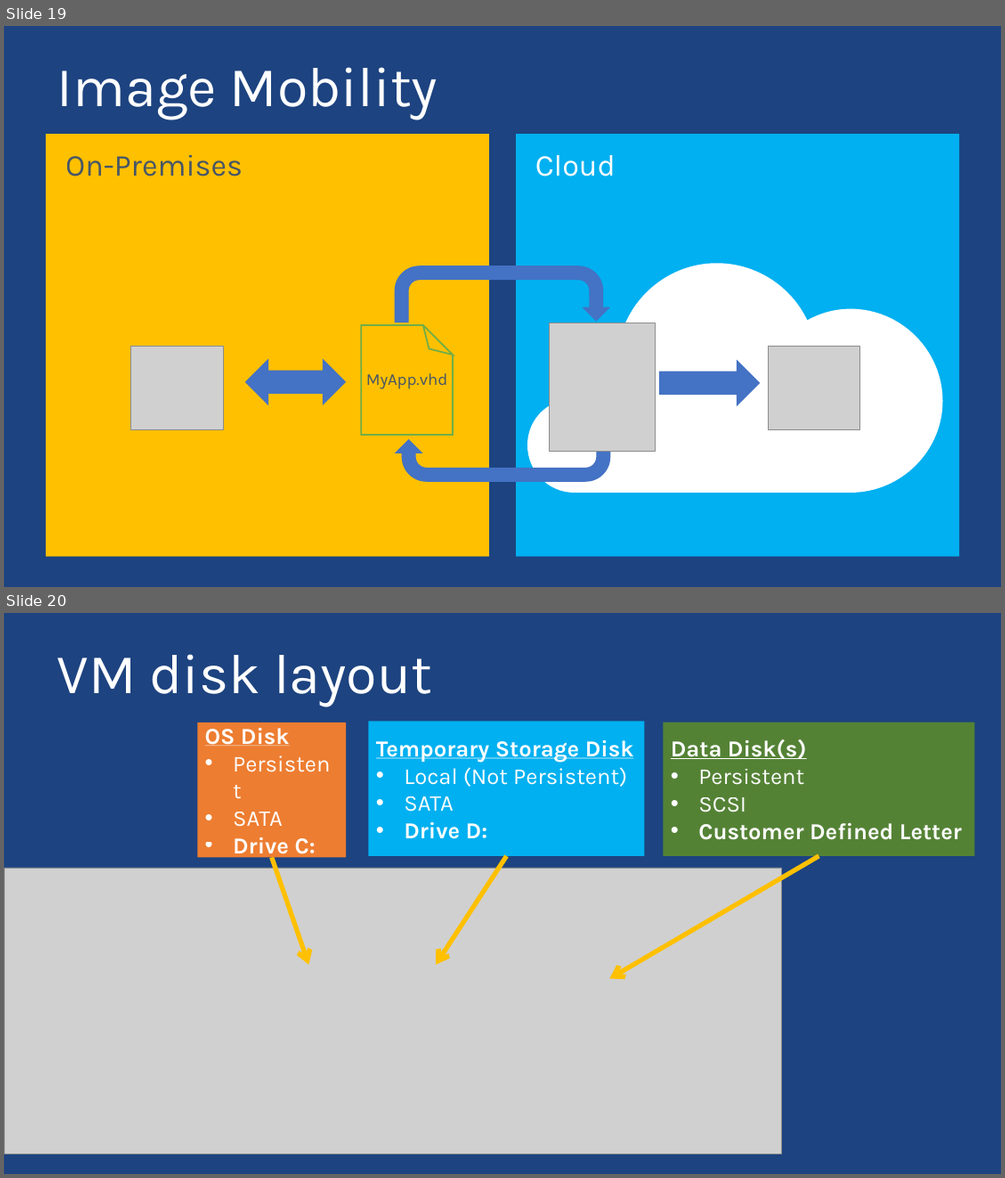
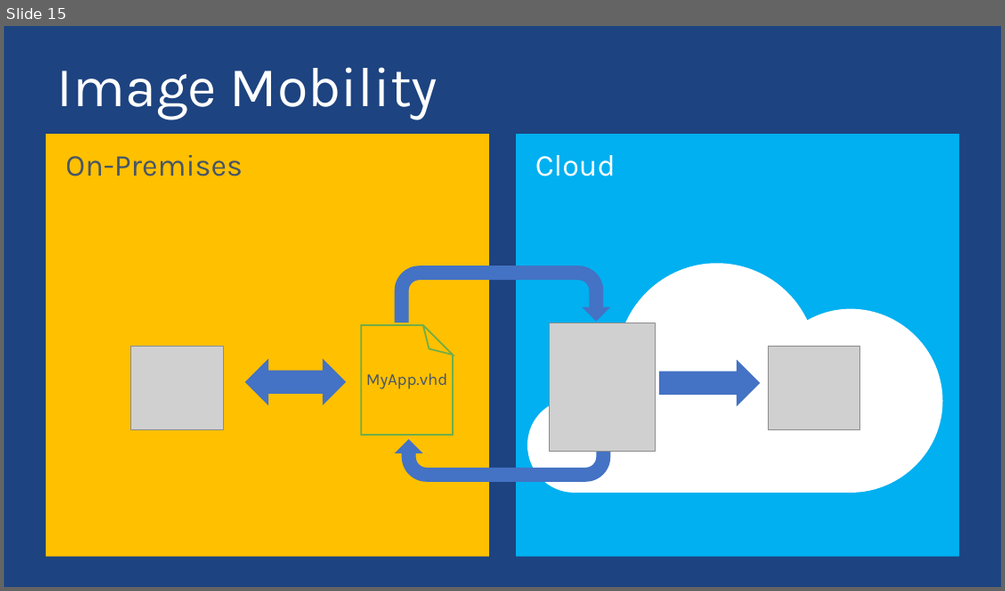
Before and after one commit to PyroJoke/AzureBootcamp2015Kharkiv, a slide deck: Virtual Machines Automated Deployment/Global Azure Bootcamp - Automating Azure VMs with Powershell.pptx. Shown one above the other, each under a label of ours: slides 19 and 20 before the commit, slide 15 after it. The pictures are 1005x1178 and 1005x591 pixels, drawn with LibreOffice and Linux fonts; fonts in the diff are those of the drawing; grey boxes stand for pictures; background and template pictures are left out. Boxes give left, top, right and bottom in pixels: in the first picture for what was removed or moved away, otherwise in the second. Text is boxed around its words. In the diff, an @@ line names an element or a change of style, - is before the commit and + after.

```diff
--- a/Virtual Machines Automated Deployment/Global Azure Bootcamp - Automating Azure VMs with Powershell.pptx
+++ b/Virtual Machines Automated Deployment/Global Azure Bootcamp - Automating Azure VMs with Powershell.pptx
@@ slide 20 removed at [4, 613, 1001, 1174], background picture (left out) @@
@@ title removed at [57, 654, 432, 706] @@
-VM disk layout
@@ rectangle removed at [198, 722, 347, 857] @@
-OS Disk
-• Persistent
-• SATA
-• Drive C:
@@ rectangle removed at [368, 722, 644, 856] @@
-Temporary Storage Disk
-• Local (Not Persistent)
-• SATA
-• Drive D:
@@ rectangle removed at [663, 722, 975, 856] @@
-Data Disk(s)
-• Persistent
-• SCSI
-• Customer Defined Letter
@@ picture removed at [4, 868, 782, 1153] @@
@@ arrow removed from (272, 858) to (309, 965) @@
@@ arrow removed from (507, 856) to (437, 965) @@
@@ arrow removed from (819, 856) to (610, 979) @@
@@ what was slide 19 is now slide 15 @@
```
Also in this commit, not shown: 15 slides changed, 3 other slides removed, 2 other files.
